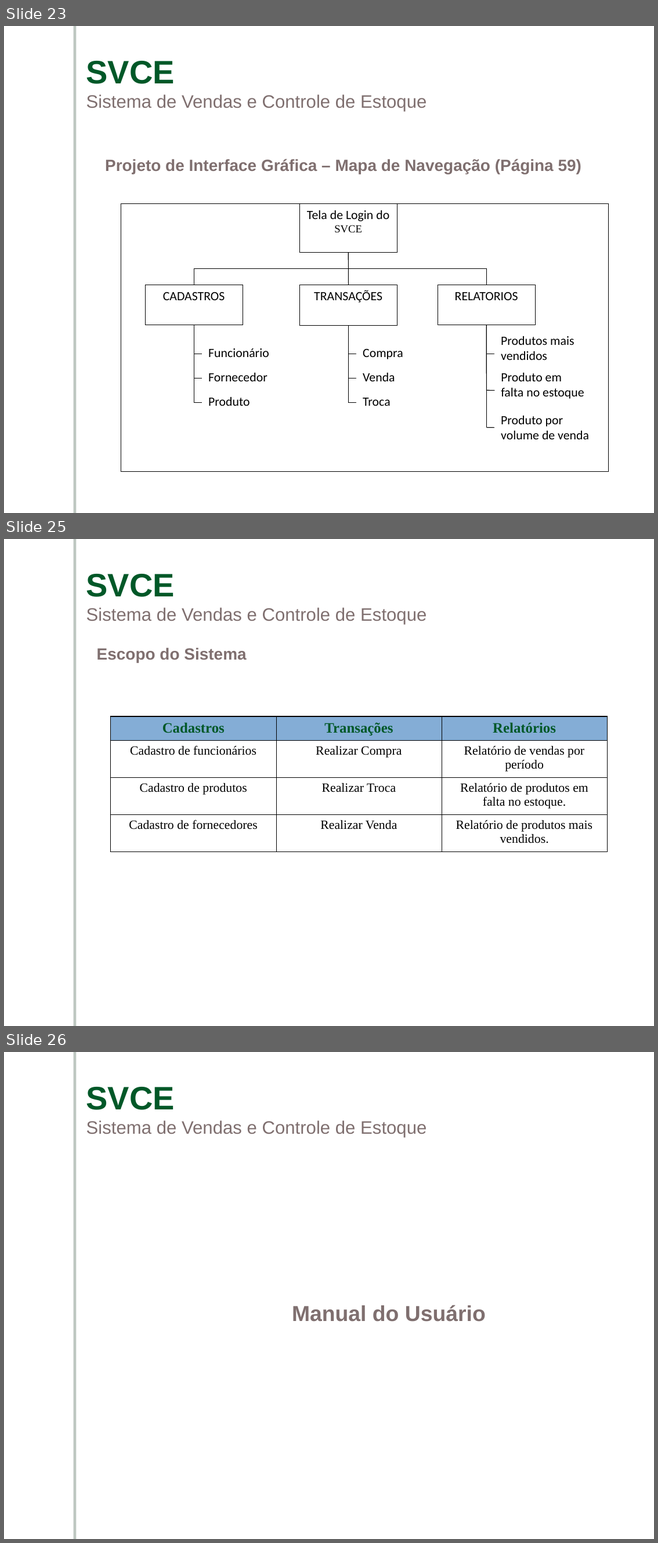
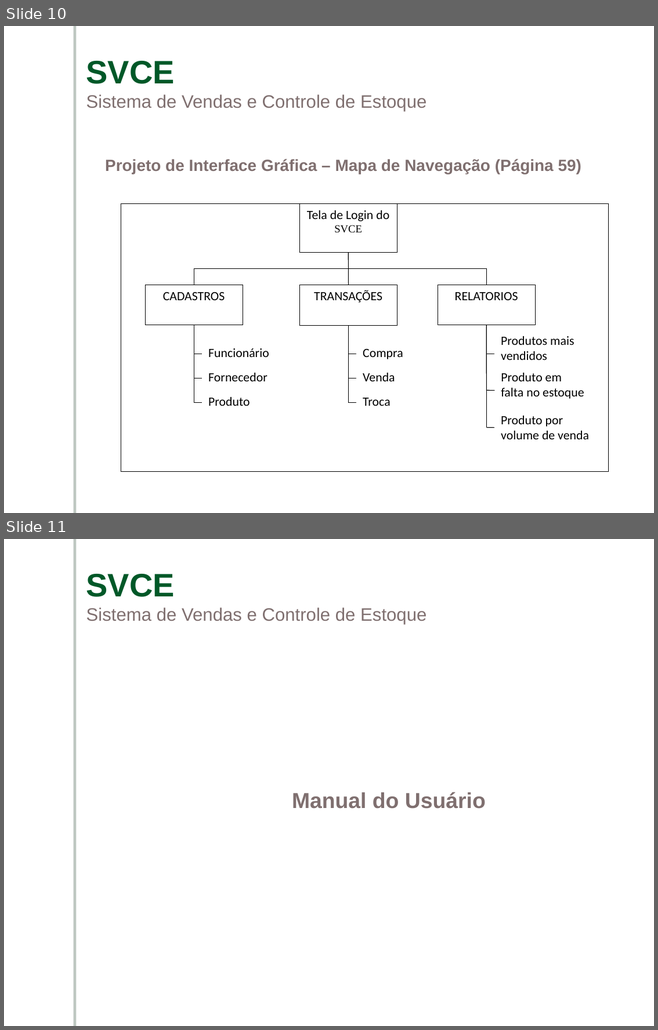
Before and after one commit to ViniciusConsultor/contentsystem, a slide deck: documentacao/Apresentação/Apresentacao-SVCE.ppt. Shown one above the other, each under a label of ours: slides 23, 25 and 26 before the commit, slides 10 and 11 after it; the slides between them are not shown. The pictures are 658x1543 and 658x1030 pixels, drawn with LibreOffice and Linux fonts; fonts in the diff are those of the drawing; background and template pictures are left out. Boxes give left, top, right and bottom in pixels: in the first picture for what was removed or moved away, otherwise in the second. Text is boxed around its words. In the diff, an @@ line names an element or a change of style, - is before the commit and + after.

```diff
--- a/documentacao/Apresentação/Apresentacao-SVCE.ppt
+++ b/documentacao/Apresentação/Apresentacao-SVCE.ppt
@@ slide 25 removed at (x1=4, y1=539, x2=654, y2=1026), background picture (left out); not listed: 1 template element that a slide beside it also shows @@
@@ text removed at (x1=86, y1=574, x2=426, y2=624) @@
-SVCE
-Sistema de Vendas e Controle de Estoque
@@ text removed at (x1=97, y1=647, x2=246, y2=663) @@
-Escopo do Sistema
@@ table removed at (x1=111, y1=716, x2=607, y2=851), 4 rows, 3 columns @@
-Cadastros | Transações | Relatórios
-Cadastro de funcionários | Realizar Compra | Relatório de vendas por período
-Cadastro de produtos | Realizar Troca | Relatório de produtos em falta no estoque.
-Cadastro de fornecedores | Realizar Venda | Relatório de produtos mais vendidos.
@@ what was slide 23 is now slide 10 @@
@@ what was slide 26 is now slide 11 @@
```
Also in this commit, not shown: 2 slides changed, 14 other slides removed.
